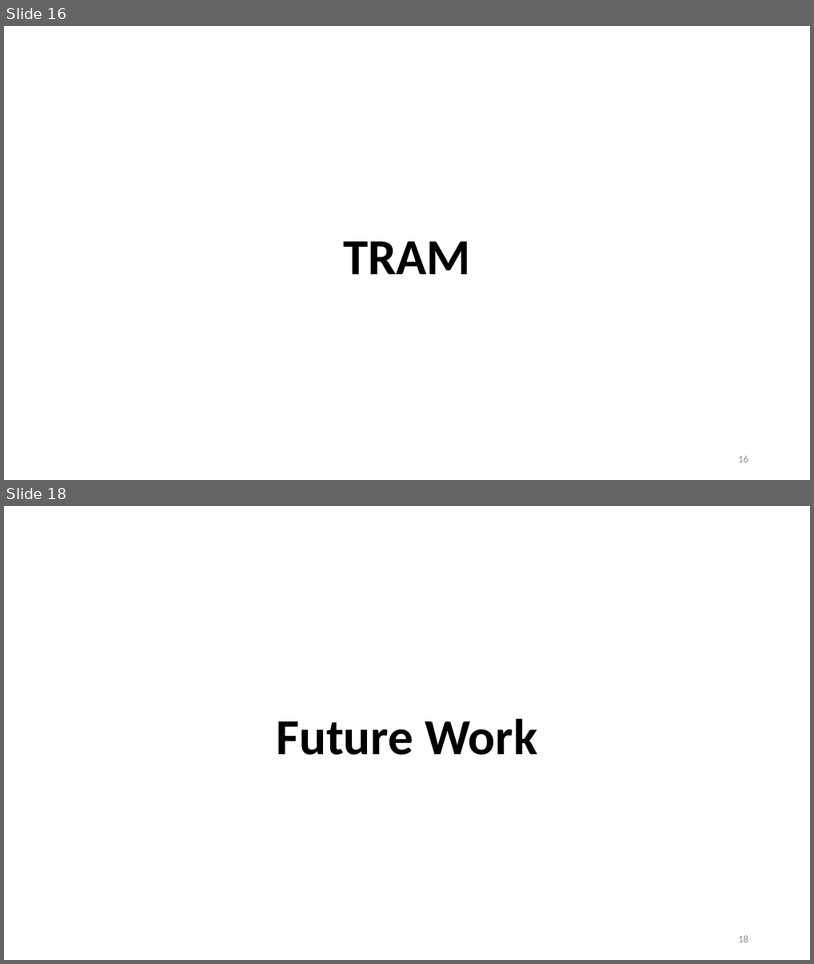
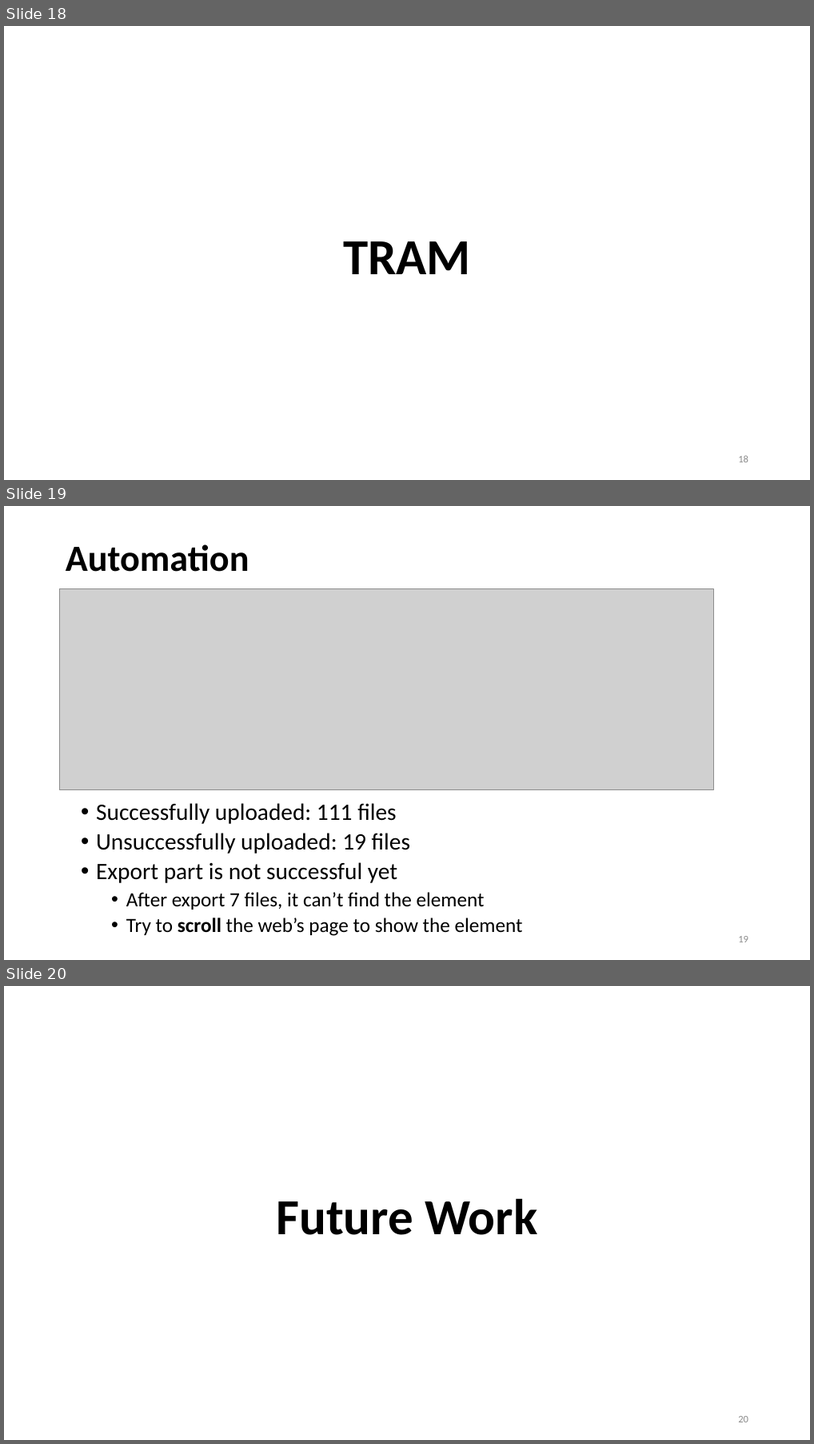
Before and after one commit to Bai1026/Intern-IIS, a slide deck: Meeting/Presentation_0802.pptx. Shown one above the other, each under a label of ours: slides 16 and 18 before the commit, slides 18, 19 and 20 after it; the slides between them are not shown. The pictures are 814x964 and 814x1444 pixels, drawn with LibreOffice and Linux fonts; fonts in the diff are those of the drawing; grey boxes stand for pictures. Boxes give left, top, right and bottom in pixels: in the first picture for what was removed or moved away, otherwise in the second. Text is boxed around its words. In the diff, an @@ line names an element or a change of style, - is before the commit and + after.

```diff
--- a/Meeting/Presentation_0802.pptx
+++ b/Meeting/Presentation_0802.pptx
@@ slide 19 added at [4, 506, 810, 960], background #FFFFFF @@
@@ title added at [66, 544, 250, 572], 44 pt, text #000000, bold @@
+Automation
@@ picture added at [60, 589, 714, 789] @@
@@ text added at [96, 803, 523, 936], 28 pt, text #000000 @@
+  • Successfully uploaded: 111 files
+  • Unsuccessfully uploaded: 19 files
+  • Export part is not successful yet
+    • After export 7 files, it can’t find the element
+    • Try to scroll the web’s page to show the element
@@ page number added at [738, 936, 749, 942], 12 pt, text #8C8C8C @@
+19
@@ what was slide 16 is now slide 18 @@
@@ what was slide 18 is now slide 20 @@
@@ page number at [738, 1416, 749, 1422]: text changed @@
-18
+20
```
Also in this commit, not shown: 7 slides changed, 11 other slides added, 9 slides removed, 47 other files.
